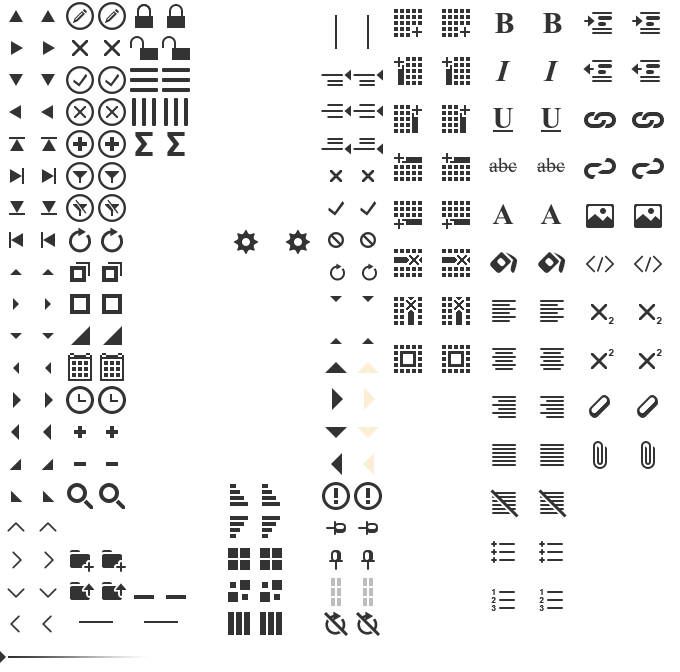
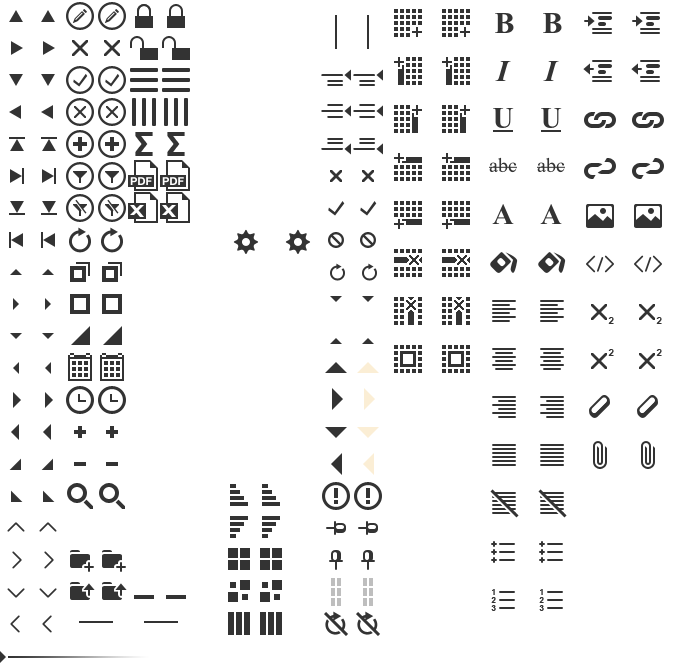
Two versions of the same layered image (680x672). Layer-by-layer changes:
added group "Export" with 4 layers above "Cols" over [128, 160, 190, 223]
added layer "excel hover" in group "Export" over [160, 192, 190, 223]
added layer "excel" in group "Export" over [128, 192, 158, 223]
added layer "pdf hover" in group "Export" over [160, 160, 190, 191]
added layer "pdf" in group "Export" over [128, 160, 158, 191]
